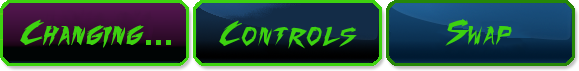
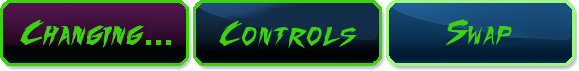
Comparing the layer stacks of the two 579 x 71 images. Changes:
painted on "button_sprite_sheet.png" over [386, 0, 575, 66]
